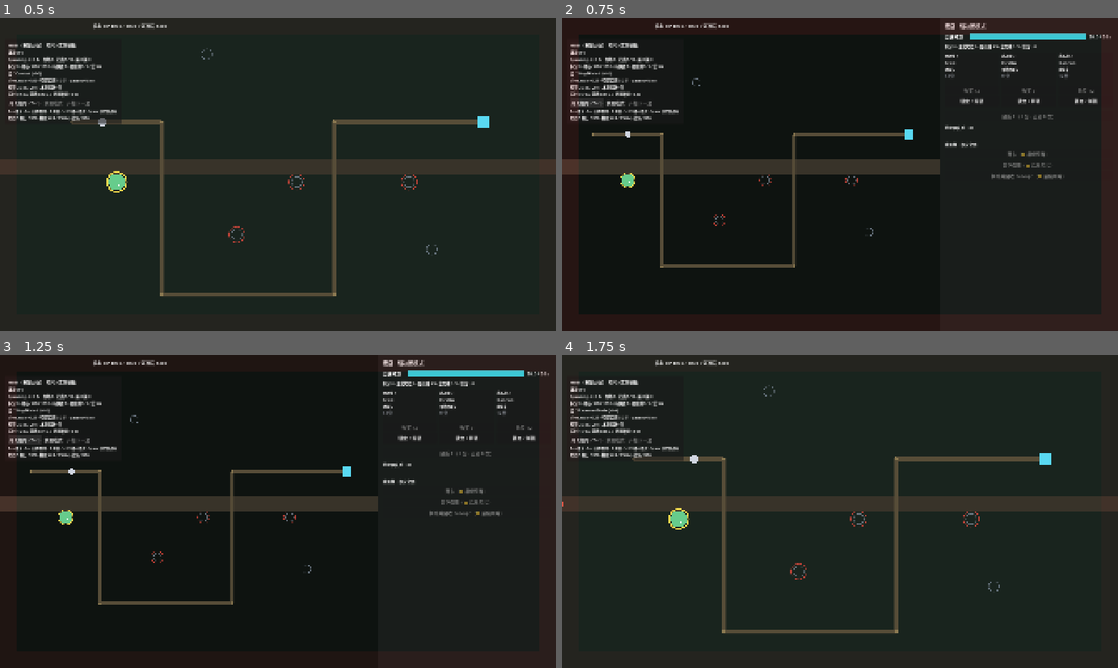
Above: before the commit, frames 1-4 (two rows, left to right).
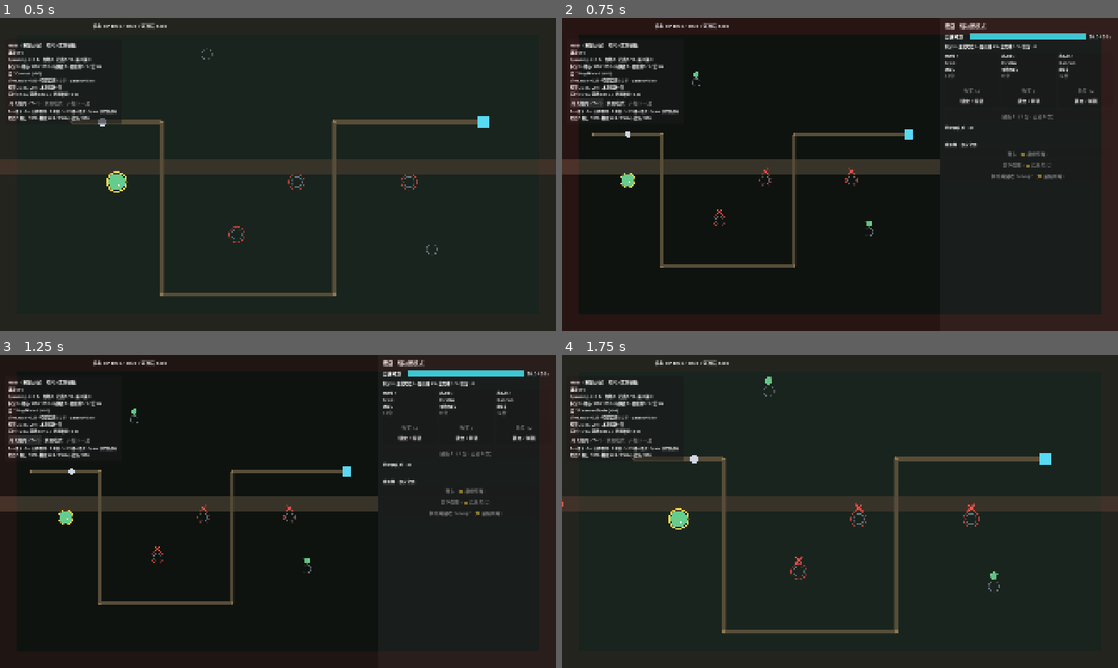
Above: after the commit, the same moments.

Repository: w814929152/corebound
Game: Godot game, scene res://scenes/main.tscn
Same seed, same stepped clock (60 frames per second), same inputs: the game is played once before the commit and once after it.
Inputs:
- Up to frame 1 (0.5 s): no input
- Up to frame 2 (0.75 s): click "开关抽屉 (Tab)" at 0.5 s
- Up to frame 3 (1.25 s): no input
- Up to frame 4 (1.75 s): click "放置模式" at 1.25 s

Frame 1 is identical in both runs. In frame 2, less than 0.1% of the frame differs, in the area x 23-56%, y 17-68%; in frame 3, less than 0.1%; in frame 4, 0.1%, in the area x 36-79%, y 6-72%.

Commit message:
T1 H10 暴露度 UI: 决策期空塔位标会挨打/安全显式图标(玩法① 方案A)
- monster_layer.gd: 新增 _draw_exposure_icons/_draw_cross/_draw_shield
  决策期(非 COMBAT)在空塔位上方标 红X(会挨打)/绿盾(安全)
- 只标事实不标推荐(SR-R2): 图标只回答会/不会挨打, 不回答该不该放
- 数据地基复用切片5 slot_exposure(is_exposed=d_path<=9.0, 4暴露/2安全), 无新逻辑
- 只标空塔位避免与塔身+红环叠图; 战斗中不显示保持观赏清爽
- 兑现 V-2 定稿: 把 AI 做不到的保塔决策交还玩家(单核流保塔)
- 验证: 切片5 场景冒烟 22/0 EXIT=0(真实场景树编译+运行零 SCRIPT ERROR)
- 文档同步: GDD §3玩法① / slice8-verify H10行 / control-manifest

Diff:
--- a/scripts/ui/monster_layer.gd
+++ b/scripts/ui/monster_layer.gd
@@ -23,6 +23,7 @@
 const _PathGeometry := preload("res://scripts/geo/path_geometry.gd")
 const _Geo6 := preload("res://scripts/geo/geo6.gd")
 const _ShopLayout := preload("res://scripts/ui/shop_layout.gd")
+const _TSM := preload("res://scripts/engine/time_state_machine.gd")
 
 const MARGIN := 48.0
 const C_PATH := Color(0.34, 0.30, 0.22, 1.0)
@@ -30,6 +31,9 @@
 const C_CORE := Color(0.35, 0.85, 0.95, 1.0)
 const C_SLOT := Color(0.45, 0.50, 0.55, 0.85)
 const C_EXPOSE := Color(0.95, 0.30, 0.25, 0.75)
+# 🔒 T1 H10 暴露度显式图标（玩法①）：决策期在空塔位标"会挨打/安全"（只标事实，SR-R2）。
+const C_EXPOSE_ICON := Color(0.98, 0.32, 0.28, 1.0)   # 暴露位 = 红 X（会挨打）
+const C_SAFE_ICON := Color(0.42, 0.82, 0.55, 1.0)     # 安全位 = 绿盾（安全）
 
 # 原型配色 / 半径（占位美术，无玩法含义）
 const C_RUSH := Color(0.98, 0.45, 0.25, 1.0)
@@ -262,6 +266,62 @@
 
 
 # ---------------------------------------------------------------------------
+#  🔒 T1 H10 暴露度显式图标（玩法① · GDD mechanics-tower-life-death §3 玩法①）
+#  ---------------------------------------------------------------------------
+#  目的：把"这个塔位会不会挨打"从隐含红环升级为**显式可读事实**，让玩家在放塔/保塔
+#    决策时一眼看懂 —— 兑现 V-2 定稿"把保塔决策交还玩家"（单核流保塔是 AI 做不到、
+#    玩家能做到的事，可行性由暴露度 UI 支撑）。
+#  🔴 只标事实（暴露/安全），**不标推荐**（SR-R2：不写"建议放这里"）—— 图标只回答
+#    "会/不会挨打"，不回答"该不该放"。
+#  显示时机：**决策期**（抽屉展开 = 商店/放置/安全窗，state != COMBAT）；战斗中不显示。
+#  图标语义：暴露位（d_path ≤ 9.0）= 红 X「会挨打」；安全位 = 绿盾「安全」。
+#  🔴 只标**空塔位**（已建塔的暴露度由塔身 + 红环已表达，避免叠图干扰）。
+func _draw_exposure_icons(sc: float) -> void:
+	if time_director == null or time_director.sm == null:
+		return
+	# 仅决策期（非战斗）显示；战斗中（COMBAT）保持观赏清爽
+	if int(time_director.sm.state) == _TSM.State.COMBAT:
+		return
+	# 已建塔塔位不叠加图标（塔身 + 红环已表达暴露事实）
+	var occupied: Dictionary = {}
+	if controller != null and controller.runtime != null:
+		for tw in controller.runtime.player.towers:
+			occupied[int(tw.slot)] = true
+	var icon_r := maxf(5.0, sc * 0.62)
+	for row in _slot_rows:
+		var slot: int = int(row["slot"])
+		if occupied.has(slot):
+			continue
+		var sp: Vector2 = _to_screen(row["pos"])
+		# 图标画在塔位上方（避开塔位圆环）
+		var ip := Vector2(sp.x, sp.y - maxf(11.0, sc * 1.5))
+		if bool(row["is_exposed"]):
+			_draw_cross(ip, icon_r, C_EXPOSE_ICON)     # 暴露 = 红 X（会挨打）
+		else:
+			_draw_shield(ip, icon_r, C_SAFE_ICON)      # 安全 = 绿盾
+
+
+## 画"会挨打"图标 = 红 X（两条交叉线，直观表达"此处会被攻击"）。
+func _draw_cross(c: Vector2, r: float, col: Color) -> void:
+	var d := r * 0.7
+	draw_line(Vector2(c.x - d, c.y - d), Vector2(c.x + d, c.y + d), col, maxf(1.6, r * 0.28), true)
+	draw_line(Vector2(c.x - d, c.y + d), Vector2(c.x + d, c.y - d), col, maxf(1.6, r * 0.28), true)
+
+
+## 画"安全"图标 = 绿盾（圆顶 + 方底简化盾形，直观表达"此处挨不到"）。
+func _draw_shield(c: Vector2, r: float, col: Color) -> void:
+	var top := Vector2(c.x, c.y - r * 0.75)
+	var right := Vector2(c.x + r * 0.7, c.y - r * 0.35)
+	var br := Vector2(c.x + r * 0.55, c.y + r * 0.6)
+	var bottom := Vector2(c.x, c.y + r * 0.95)
+	var bl := Vector2(c.x - r * 0.55, c.y + r * 0.6)
+	var left := Vector2(c.x - r * 0.7, c.y - r * 0.35)
+	var pts: PackedVector2Array = [top, right, br, bottom, bl, left]
+	draw_colored_polygon(pts, Color(col.r, col.g, col.b, 0.9))
+	draw_polyline(pts, col, maxf(1.2, r * 0.2), true)
+
+
+# ---------------------------------------------------------------------------
 #  绘制
 # ---------------------------------------------------------------------------
 func _draw() -> void:
@@ -288,6 +348,10 @@
 		draw_arc(sp, maxf(5.0, sc * 0.7), 0.0, TAU, 24, C_SLOT, maxf(1.0, sc * 0.10), true)
 		if bool(row["is_exposed"]):
 			draw_arc(sp, maxf(7.0, sc * 1.05), 0.0, TAU, 28, C_EXPOSE, maxf(1.0, sc * 0.08), true)
+
+	# ---- 🔒 T1 H10 暴露度显式图标（玩法①）：决策期在**空塔位**标"会挨打/安全" ----
+	#    只标事实（暴露/安全），不标推荐（SR-R2）；战斗中（非决策期）不显示，保持观赏清爽。
+	_draw_exposure_icons(sc)
 
 	# ---- 已建塔（I-7：按塔原型上色 + 层数刻度 + 选中/合法宿主高亮）----
 	_draw_towers(sc)
Not shown, changed: design/gdd/mechanics-tower-life-death.md
Not shown, changed: docs/architecture/control-manifest.md
Not shown, changed: docs/phase3/slice8-verify.md
